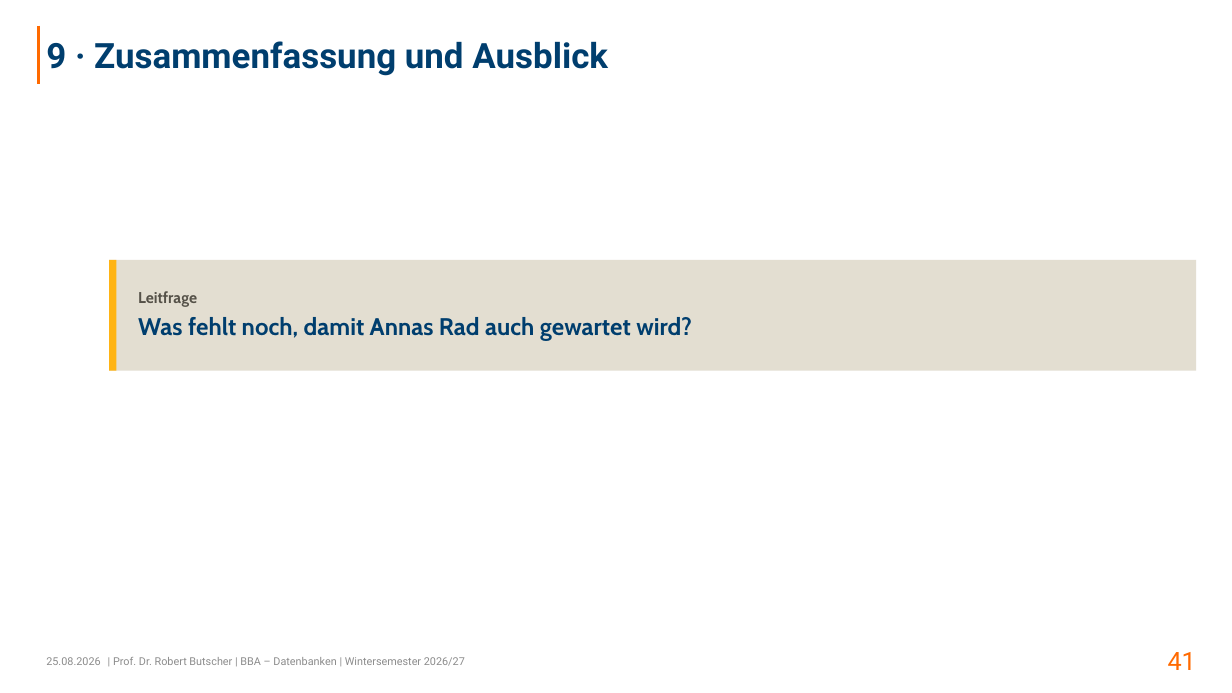
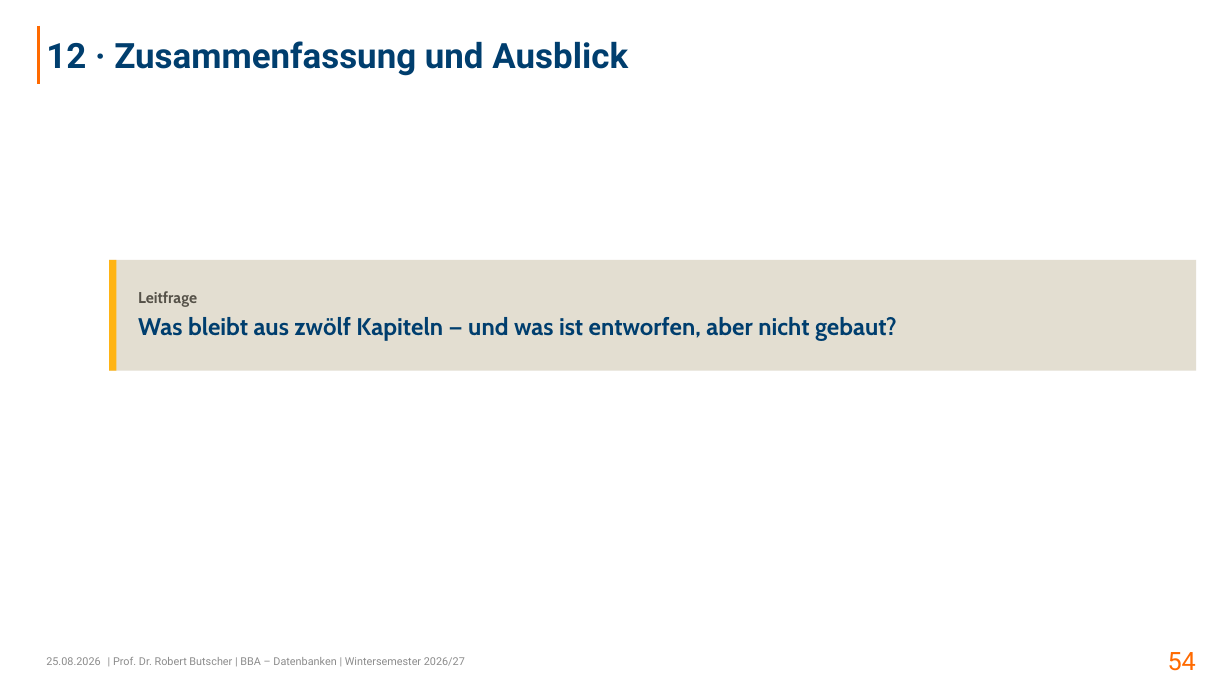
Before and after one commit to swrobuts/velocity-fallstudie, a slide deck: slide 54 of slides/velocity-datenbankentwurf.pptx (slide 41 before the commit). Drawn at 1232x693 pixels with LibreOffice and Linux fonts; fonts in the diff are those of the drawing. Boxes give left, top, right and bottom in pixels: in the first picture for what was removed or moved away, otherwise in the second. Text is boxed around its words. In the diff, an @@ line names an element or a change of style, - is before the commit and + after.

```diff
--- a/slides/velocity-datenbankentwurf.pptx
+++ b/slides/velocity-datenbankentwurf.pptx
@@ title at [46,41,628,76]: text changed @@
-9 · Zusammenfassung und Ausblick
+12 · Zusammenfassung und Ausblick
@@ text at [138,317,897,341]: text changed @@
-Was fehlt noch, damit Annas Rad auch gewartet wird?
+Was bleibt aus zwölf Kapiteln — und was ist entworfen, aber nicht gebaut?
@@ page number at [1168,652,1196,671]: text changed @@
-41
+54
```
Also in this commit, not shown: 4 other slides changed, 13 slides added, 11 other files.
